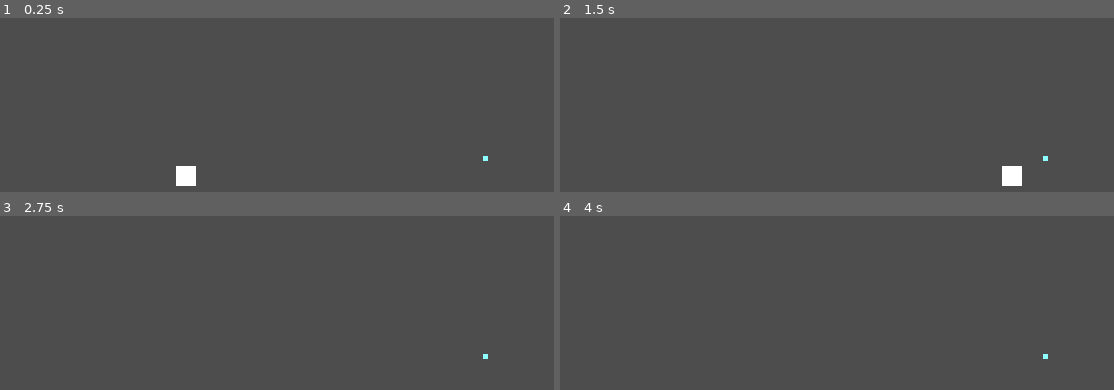
Above: before the commit, frames 1-4 (two rows, left to right).
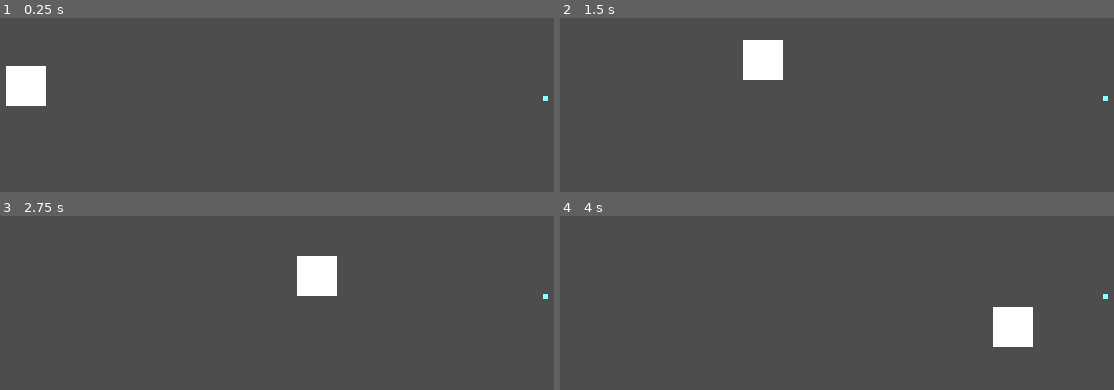
Above: after the commit, the same moments.

Repository: bubblegumlord/Kitty-platformer
Game: Godot game, scene res://levels/test_level.tscn
Same seed, same stepped clock (60 frames per second), same inputs: the game is played once before the commit and once after it.
Inputs:
- Up to frame 1 (0.25 s): no input
- Up to frame 2 (1.5 s): tap Enter at 0.5 s; hold D (RIGHT) from 0.53 s (still down); tap Space (JUMP) at 0.6, 0.77, 1.07, 1.35 s
- Up to frame 3 (2.75 s): tap Space (JUMP) at 1.52, 1.82, 2.1 s; release D (RIGHT) at 2.03 s; hold A (LEFT) from 2.03 s (still down)
- Up to frame 4 (4 s): release A (LEFT) at 2.78 s; hold D (RIGHT) from 2.78 s (still down); tap Space (JUMP) at 2.85, 3.02, 3.32, 3.6, 3.77 s

The runs differ from the first frame. In frame 1, 2.1% of the frame differs, in the area x 1-99%, y 27-97%; in frame 2, 2.1%; in frame 3, 1.7%; in frame 4, 1.7%.

Commit message:
player movement pt2
lots of changes to player movement, feels a lot better, but probably will still tweak it in future

Diff:
--- a/characters/player/player.gd
+++ b/characters/player/player.gd
@@ -7,27 +7,43 @@
 	FALL,
 }
 
-const GRAVITY: int = 400
+#movement constants
+const SPEED: float = 200
+const ACCELERATION: float = 400
+const DECELERATION: float = 800
 
-#movement constants
-const SPEED: int = 300
-const ACCELERATION: int = 600
-const DECELERATION: int = 1200
-const JUMP_HEIGHT: int = -200
+# jump constants
+const JUMP_HEIGHT: float = 75
+const JUMP_TIME_PEAK: float = 0.42
+const JUMP_TIME_DESCENT: float = 0.3
 
 var direction_x: float
+var direction_sprite: float
 var coyote_active: bool
 
 @onready var jump_buffer_timer: Timer = $Timers/JumpBufferTimer
 @onready var coyote_timer: Timer = $Timers/CoyoteTimer
 
+@onready var jump_velocity: float = -1 * (JUMP_HEIGHT * 2) / JUMP_TIME_PEAK
+@onready var gravity_peak: float = (JUMP_HEIGHT * 2) / (JUMP_TIME_PEAK)**2
+@onready var gravity_descent: float = (JUMP_HEIGHT * 2) / (JUMP_TIME_DESCENT)**2
+
 func _physics_process(delta: float) -> void:
 	direction_x = Input.get_axis("LEFT", "RIGHT")
 
 	if direction_x != 0:
-		velocity.x = move_toward(velocity.x, direction_x * SPEED, delta * ACCELERATION)
+		direction_sprite = direction_x
+		# run animation
+		velocity.x = set_speed(true, ACCELERATION * delta)
+		if not check_turn(velocity.x, direction_x):
+			# brake animation
+			velocity.x = move_toward(velocity.x, 0, ACCELERATION * delta)
 	else:
-		velocity.x = move_toward(velocity.x, 0, delta * DECELERATION)
+		if is_on_floor():
+			# idle animation
+			velocity.x = move_toward(velocity.x, 0, DECELERATION * delta)
+		else:
+			velocity.x = move_toward(velocity.x, 0, DECELERATION / 4 * delta)
 
 	if is_on_floor():
 		if coyote_active:
@@ -38,17 +54,39 @@
 			coyote_timer.start()
 			coyote_active = true
 
-		if velocity.y > 10:
-			velocity.y += GRAVITY * delta * 2
-		else:
-			velocity.y += GRAVITY * delta
+		velocity.y += set_gravity() * delta
 
 	if Input.is_action_just_pressed("JUMP"):
 		jump_buffer_timer.start()
 
+	if Input.is_action_just_released("JUMP"):
+		# play fall animation
+		velocity.y *= 0.5
+
 	if (is_on_floor() or !coyote_timer.is_stopped()) and !jump_buffer_timer.is_stopped():
-		velocity.y = JUMP_HEIGHT
+		# play jump animation
+		velocity.y = jump_velocity
 		coyote_timer.stop()
 		coyote_active = true
 
 	move_and_slide()
+
+func set_speed(moving: bool, delta: float) -> float:
+	if moving:
+		return move_toward(velocity.x, direction_x * SPEED, delta)
+	else:
+		return move_toward(velocity.x, 0, ACCELERATION * delta)
+
+func check_turn(player_velocity: float, direction: float) -> bool:
+	if player_velocity < 0 and direction < 0:
+		return true
+	elif player_velocity > 0 and direction > 0:
+		return true
+	else:
+		return false
+
+func set_gravity() -> float:
+	if velocity.y < 0:
+		return gravity_peak
+	else:
+		return gravity_descent
--- a/characters/player/player.tscn
+++ b/characters/player/player.tscn
@@ -8,8 +8,8 @@
 [sub_resource type="GradientTexture1D" id="GradientTexture1D_508ok"]
 gradient = SubResource("Gradient_b886q")
 
-[sub_resource type="CircleShape2D" id="CircleShape2D_xxgcw"]
-radius = 8.0
+[sub_resource type="RectangleShape2D" id="RectangleShape2D_508ok"]
+size = Vector2(26, 12)
 
 [sub_resource type="CircleShape2D" id="CircleShape2D_508ok"]
 radius = 11.0
@@ -19,12 +19,13 @@
 script = ExtResource("1_508ok")
 
 [node name="Sprite" type="Sprite2D" parent="." unique_id=162866938]
-position = Vector2(0, -8)
-scale = Vector2(0.0625, 16)
+position = Vector2(-4.7683716e-07, -16)
+scale = Vector2(0.125, 32)
 texture = SubResource("GradientTexture1D_508ok")
 
 [node name="Collision" type="CollisionShape2D" parent="." unique_id=1890657398]
-shape = SubResource("CircleShape2D_xxgcw")
+position = Vector2(0, 10)
+shape = SubResource("RectangleShape2D_508ok")
 
 [node name="Hitboxes" type="Node2D" parent="." unique_id=7215113]
 visible = false
@@ -43,5 +44,5 @@
 one_shot = true
 
 [node name="CoyoteTimer" type="Timer" parent="Timers" unique_id=1141343177]
-wait_time = 0.2
+wait_time = 0.1
 one_shot = true
--- a/levels/test_level.tscn
+++ b/levels/test_level.tscn
@@ -9,24 +9,32 @@
 [node name="TestLevel" type="Node2D" unique_id=1561712556]
 
 [node name="Player" parent="." unique_id=1077531745 instance=ExtResource("1_46lwt")]
-position = Vector2(160, 290)
+position = Vector2(32, 216)
 
 [node name="StaticBody2D" type="StaticBody2D" parent="." unique_id=769988357]
-position = Vector2(224, 320)
+position = Vector2(424, 275)
 collision_mask = 0
 
 [node name="CollisionShape2D" type="CollisionShape2D" parent="StaticBody2D" unique_id=80696491]
-position = Vector2(319, 19)
+position = Vector2(96, 18)
 shape = SubResource("RectangleShape2D_x25rp")
 
 [node name="StaticBody2D2" type="StaticBody2D" parent="." unique_id=145264321]
-position = Vector2(0, 320)
+position = Vector2(0, 256)
 collision_mask = 0
 
 [node name="CollisionShape2D" type="CollisionShape2D" parent="StaticBody2D2" unique_id=504973816]
 position = Vector2(99, 19)
 shape = SubResource("RectangleShape2D_x25rp")
 
+[node name="StaticBody2D3" type="StaticBody2D" parent="." unique_id=498498460]
+position = Vector2(208, 314)
+collision_mask = 0
+
+[node name="CollisionShape2D" type="CollisionShape2D" parent="StaticBody2D3" unique_id=1723725803]
+position = Vector2(96, 18)
+shape = SubResource("RectangleShape2D_x25rp")
+
 [node name="Fish" parent="." unique_id=1270360593 instance=ExtResource("2_x25rp")]
-position = Vector2(400, 288)
+position = Vector2(448, 240)
 id = 5
--- a/objects/collectibles/fish/fish.gd
+++ b/objects/collectibles/fish/fish.gd
@@ -1,6 +1,6 @@
 extends Area2D
 
-@export var id: int
+@export var id: int = 0
 
 func _ready() -> void:
 	if id == 0:
